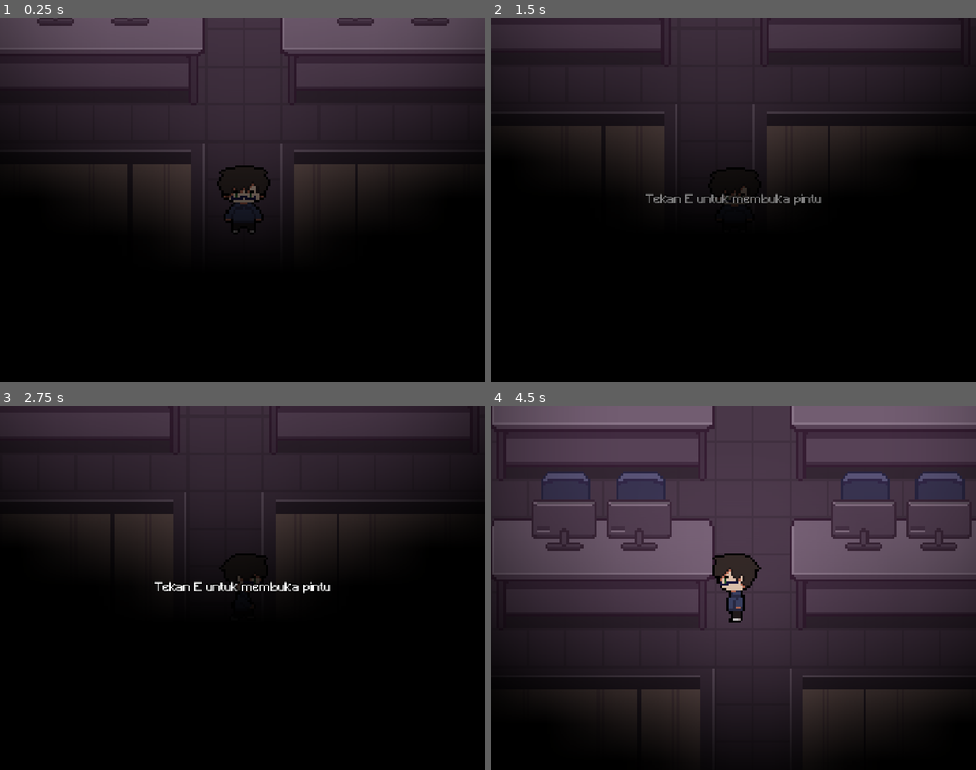
Above: before the commit, frames 1-4 (two rows, left to right).
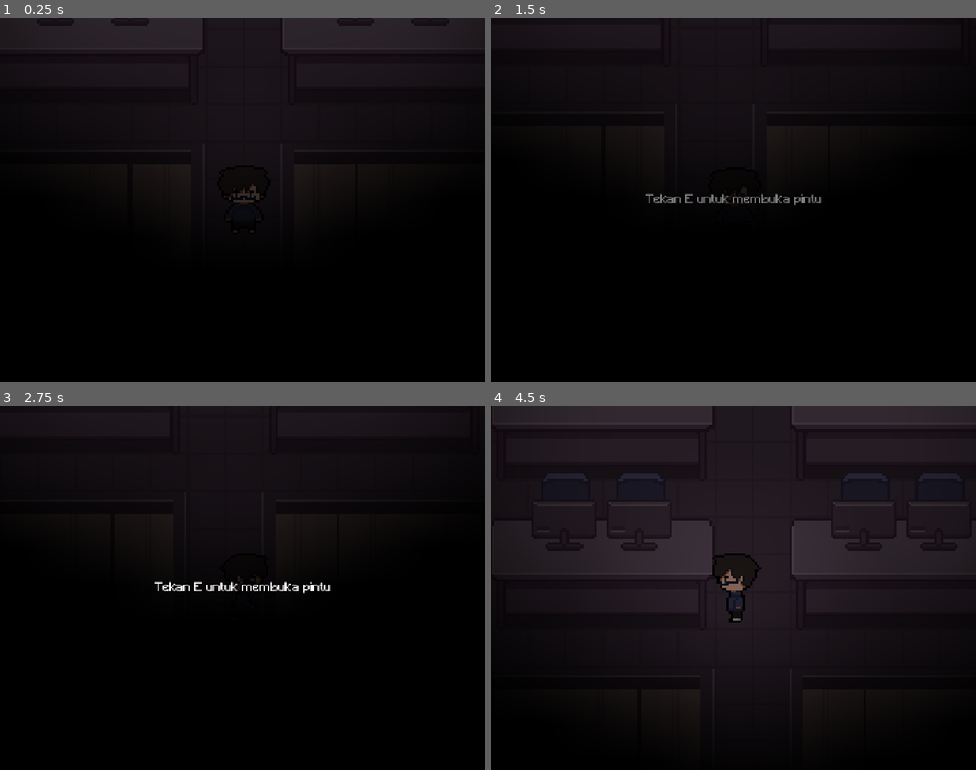
Above: after the commit, the same moments.

Repository: ameegalluvia/Undergo-GIMJAM-WALUH
Game: Godot game, scene res://Scene/ruangan/ruangkontrol_bioskop.tscn
The game is run twice, just before and just after one commit, with the same random seed, the same clock (stepped at 60 frames per second) and the same inputs. This scene is started directly instead of the project's main scene. Sound files missing from this copy of the repository are replaced by a short silence.
Inputs (mouse positions are in pixels of both pictures, inside the frame that each line leads up to):
- Up to frame 1 (0.25 s): no input
- Up to frame 2 (1.5 s): tap Enter (ui_accept) at 0.5, 0.77 s; move the mouse to (840, 181) at 0.52 s; hold D (move_right) 0.53-1.28 s; hold E (interaksi) 0.53-1.28 s; click (840, 181) at 0.67 s; move the mouse to (636, 218) at 1.27 s; hold S (move_down) from 1.28 s (still down); tap F (pakai_item) at 1.35 s
- Up to frame 3 (2.75 s): tap Enter (ui_accept) at 1.52 s; move the mouse to (291, 507) at 2.02 s; release S (move_down) at 2.03 s; hold D (move_right) from 2.03 s (still down); hold R (toggle_senter) from 2.03 s (still down)
- Up to frame 4 (4.5 s): move the mouse to (709, 660) at 2.77 s; release D (move_right) at 2.78 s; release R (toggle_senter) at 2.78 s; hold W (move_up) 2.78-3.53 s; tap 1 at 2.85 s; click (709, 660) at 2.92 s; tap Enter (ui_accept) at 3.02, 3.77 s; move the mouse to (879, 642) at 3.52 s; hold A (move_left) from 3.53 s (still down); tap 2 at 3.6 s; move the mouse to (588, 533) at 4.27 s; tap E (interaksi) at 4.35 s

The runs differ from the first frame. In frame 1, 27% of the frame differs, in the area x 0-100%, y 0-56%; in frame 2, 16%; in frame 3, 16%; in frame 4, 63%, in the area x 0-100%, y 0-87%.

Commit message:
mekanik saklar

Diff:
--- a/Scene/ruangan/ruangkontrol_bioskop.tscn
+++ b/Scene/ruangan/ruangkontrol_bioskop.tscn
@@ -3,8 +3,10 @@
 [ext_resource type="Texture2D" uid="uid://43xxfnp338d1" path="res://assets/tilesets/Tilesets.png" id="1_pc1u4"]
 [ext_resource type="Texture2D" uid="uid://bwnjx6tb5wykq" path="res://assets/tilesets/Tilesets BARU.png" id="2_5qlaq"]
 [ext_resource type="Texture2D" uid="uid://caqgnk45lntxl" path="res://assets/tilesets/Tilesets BARU 2.png" id="3_k73ss"]
+[ext_resource type="Script" uid="uid://cl635fg6sfff6" path="res://Script/puzzle/objek_puzzle.gd" id="4_e32ls"]
 [ext_resource type="Script" uid="uid://bp4eddk38o1fv" path="res://Script/puzzle/loker.gd" id="4_efuq2"]
 [ext_resource type="AudioStream" uid="uid://d1crvapkeb8gf" path="res://assets/audio/sfx/door_open.wav" id="4_k73ss"]
+[ext_resource type="Resource" uid="uid://b0l8k7wvvpchd" path="res://Data/Items/kayu.tres" id="5_rvhup"]
 [ext_resource type="AudioStream" uid="uid://bdd0oja6tba3a" path="res://assets/audio/sfx/door_closed.wav" id="6_e32ls"]
 [ext_resource type="PackedScene" uid="uid://ctuvvdtvy71j4" path="res://Scene/player/player.tscn" id="6_idyod"]
 [ext_resource type="Script" uid="uid://b0046es4m13ll" path="res://Script/shaders/kabut_ruangan.gd" id="7_efuq2"]
@@ -5760,6 +5762,8 @@
 sources/1 = SubResource("TileSetAtlasSource_bv2jl")
 sources/2 = SubResource("TileSetAtlasSource_idyod")
 
+[sub_resource type="RectangleShape2D" id="RectangleShape2D_jps1b"]
+
 [sub_resource type="TileSetAtlasSource" id="TileSetAtlasSource_dgj1i"]
 texture = ExtResource("1_pc1u4")
 26:1/0 = 0
@@ -7734,20 +7738,51 @@
 tile_map_data = PackedByteArray("AAD///b/AgAkACoAAAAAAPb/AgAlACoAAAD///f/AgAkACsAAAAAAPf/AgAlACsAAAA=")
 tile_set = SubResource("TileSet_8rar2")
 
-[node name="BukaMati" type="TileMapLayer" parent="Tilemaps/Interior/Saklar" unique_id=1852394388]
+[node name="BukaMati" type="Area2D" parent="Tilemaps/Interior/Saklar" unique_id=2065002069 node_paths=PackedStringArray("sembunyikan", "tampilkan")]
+script = ExtResource("4_e32ls")
+teks_prompt = "Tekan E untuk menyalakan Saklar"
+sembunyikan = [NodePath("."), NodePath("../../../../Shaders")]
+tampilkan = [NodePath("../BukaNyala"), NodePath("../../Loker1/CollisionShape2D")]
+
+[node name="BukaMati" type="TileMapLayer" parent="Tilemaps/Interior/Saklar/BukaMati" unique_id=1852394388]
 z_index = -1
 tile_map_data = PackedByteArray("AAD///b/AgAiACoAAAAAAPb/AgAjACoAAAD///f/AgAiACsAAAAAAPf/AgAjACsAAAA=")
 tile_set = SubResource("TileSet_8rar2")
 
-[node name="TanpaSaklar" type="TileMapLayer" parent="Tilemaps/Interior/Saklar" unique_id=2121944549]
+[node name="CollisionShape2D" type="CollisionShape2D" parent="Tilemaps/Interior/Saklar/BukaMati" unique_id=580880067]
+position = Vector2(-1, -120)
+shape = SubResource("RectangleShape2D_jps1b")
+
+[node name="TanpaSaklar" type="Area2D" parent="Tilemaps/Interior/Saklar" unique_id=846868839 node_paths=PackedStringArray("sembunyikan", "tampilkan")]
+script = ExtResource("4_e32ls")
+item_dibutuhkan = ExtResource("5_rvhup")
+teks_prompt = "Tekan E untuk menyalakan Saklar"
+sembunyikan = [NodePath(".")]
+tampilkan = [NodePath("../BukaMati")]
+
+[node name="TanpaSaklar" type="TileMapLayer" parent="Tilemaps/Interior/Saklar/TanpaSaklar" unique_id=2121944549]
 z_index = -1
 tile_map_data = PackedByteArray("AAD///b/AgAgACoAAAAAAPb/AgAhACoAAAD///f/AgAgACsAAAAAAPf/AgAhACsAAAA=")
 tile_set = SubResource("TileSet_8rar2")
 
-[node name="Tutup" type="TileMapLayer" parent="Tilemaps/Interior/Saklar" unique_id=1583125015]
+[node name="CollisionShape2D" type="CollisionShape2D" parent="Tilemaps/Interior/Saklar/TanpaSaklar" unique_id=1354572434]
+position = Vector2(-1, -120)
+shape = SubResource("RectangleShape2D_jps1b")
+
+[node name="Tutup" type="Area2D" parent="Tilemaps/Interior/Saklar" unique_id=533389714 node_paths=PackedStringArray("sembunyikan", "tampilkan")]
+script = ExtResource("4_e32ls")
+teks_prompt = "Tekan E untuk membuka Kotak Saklar"
+sembunyikan = [NodePath(".")]
+tampilkan = [NodePath("../TanpaSaklar")]
+
+[node name="Tutup" type="TileMapLayer" parent="Tilemaps/Interior/Saklar/Tutup" unique_id=1583125015]
 z_index = -1
 tile_map_data = PackedByteArray("AAD///b/AgAeACoAAAAAAPb/AgAfACoAAAD///f/AgAeACsAAAAAAPf/AgAfACsAAAA=")
 tile_set = SubResource("TileSet_8rar2")
+
+[node name="CollisionShape2D" type="CollisionShape2D" parent="Tilemaps/Interior/Saklar/Tutup" unique_id=1639166615]
+position = Vector2(-1, -120)
+shape = SubResource("RectangleShape2D_jps1b")
 
 [node name="Loker1" type="Area2D" parent="Tilemaps/Interior" unique_id=509831015 node_paths=PackedStringArray("node_tutup", "node_buka")]
 script = ExtResource("4_efuq2")
@@ -7786,7 +7821,6 @@
 layer_acuan = [NodePath("../Tilemaps/Background/Lantai"), NodePath("../Tilemaps/Background/Tembok")]
 
 [node name="Shaders" type="CanvasModulate" parent="." unique_id=834647814]
-visible = false
 color = Color(0.43137255, 0.43137255, 0.42352942, 1)
 
 [node name="PintuLorongBioskop" type="Node2D" parent="." unique_id=1848182884]
